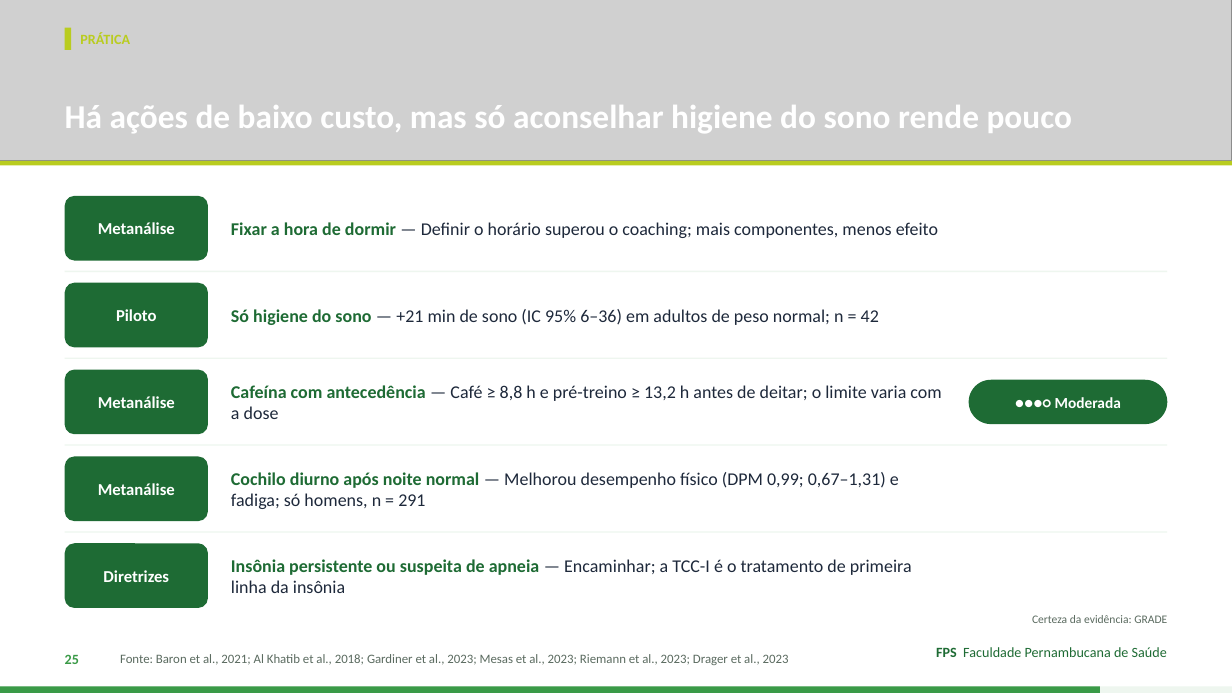
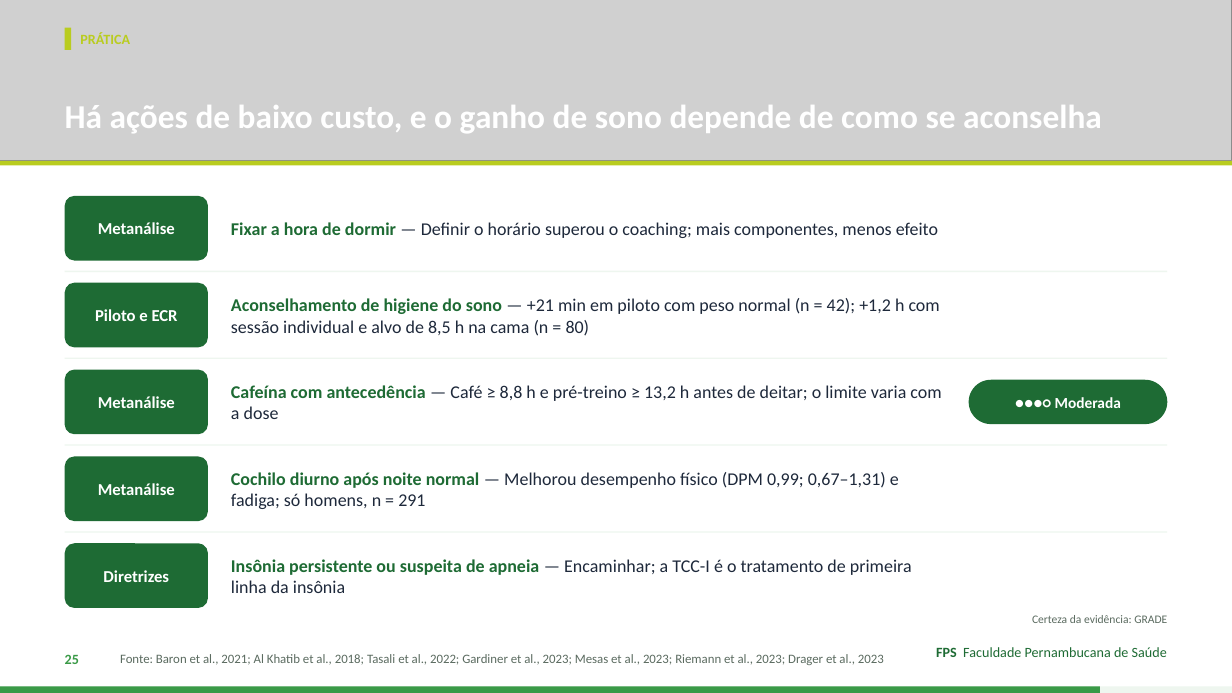
Before and after one commit to Institutomoraisandrade/CRM, a slide deck: slide 25 of trabalho-fps/trabalhos/2026-11-10-sono/apresentacao.pptx. Drawn at 1232x693 pixels with LibreOffice and Linux fonts; fonts in the diff are those of the drawing; grey boxes stand for pictures. Boxes give left, top, right and bottom in pixels: in the first picture for what was removed or moved away, otherwise in the second. Text is boxed around its words. In the diff, an @@ line names an element or a change of style, - is before the commit and + after.

```diff
--- a/trabalho-fps/trabalhos/2026-11-10-sono/apresentacao.pptx
+++ b/trabalho-fps/trabalhos/2026-11-10-sono/apresentacao.pptx
@@ text at bbox=[65, 105, 1102, 133]: text changed @@
-Há ações de baixo custo, mas só aconselhar higiene do sono rende pouco
+Há ações de baixo custo, e o ganho de sono depende de como se aconselha
@@ text at bbox=[231, 298, 940, 336]: text changed @@
-Só higiene do sono — +21 min de sono (IC 95% 6–36) em adultos de peso normal; n = 42
+Aconselhamento de higiene do sono — +21 min em piloto com peso normal (n = 42); +1,2 h com sessão individual e alvo de 8,5 h na cama (n = 80)
@@ text at bbox=[95, 309, 178, 321]: text changed @@
-Piloto
+Piloto e ECR
@@ text at bbox=[120, 654, 884, 665]: text changed @@
-Fonte: Baron et al., 2021; Al Khatib et al., 2018; Gardiner et al., 2023; Mesas et al., 2023; Riemann et al., 2023; Drager et al., 2023
+Fonte: Baron et al., 2021; Al Khatib et al., 2018; Tasali et al., 2022; Gardiner et al., 2023; Mesas et al., 2023; Riemann et al., 2023; Drager et al., 2023
```
Also in this commit, not shown: 2 other slides changed, 6 other files.
